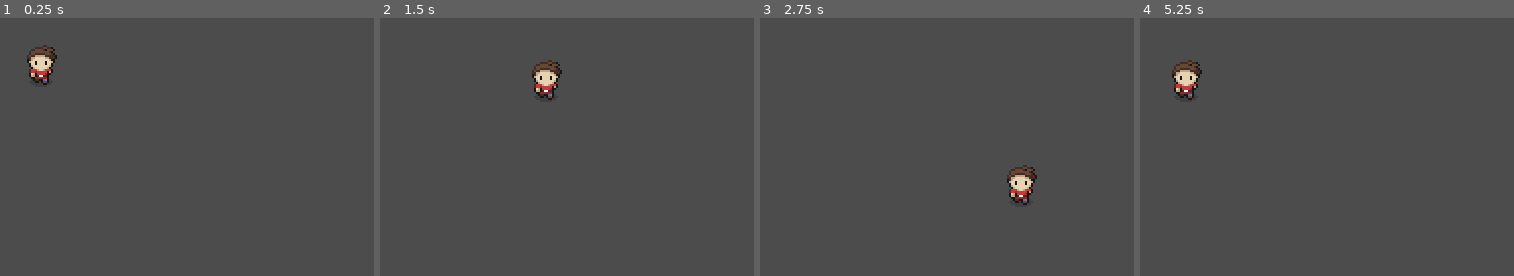
Above: before the commit, frames 1-4 (left to right).
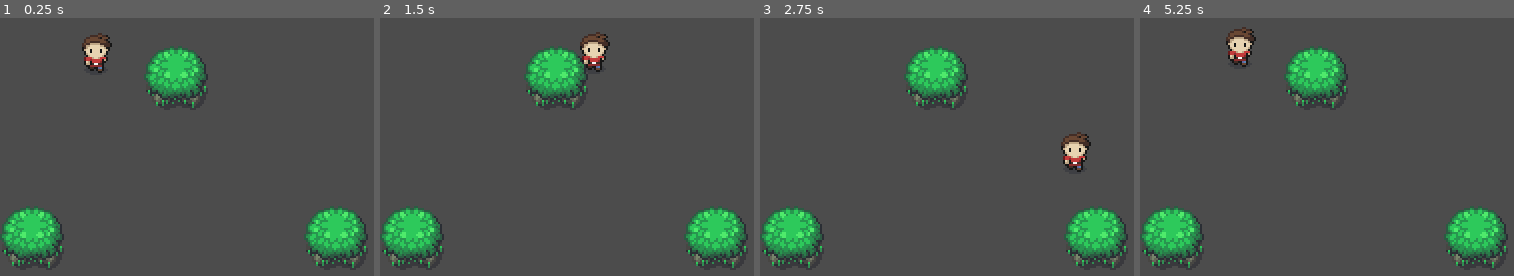
Above: after the commit, the same moments.

Repository: alexanderluna/python
Game: Godot game, scene res://Scenes/World.tscn
The game is run twice, just before and just after one commit, with the same random seed, the same clock (stepped at 60 frames per second) and the same inputs.
Inputs:
- Up to frame 1 (0.25 s): no input
- Up to frame 2 (1.5 s): tap Enter at 0.5 s; hold Right (ui_right) 0.53-1.28 s; hold Down (ui_down) from 1.28 s (still down)
- Up to frame 3 (2.75 s): release Down (ui_down) at 2.03 s; hold Right (ui_right) from 2.03 s (still down)
- Up to frame 4 (5.25 s): release Right (ui_right) at 2.78 s; hold Up (ui_up) 2.78-3.53 s; hold Left (ui_left) 3.53-5.03 s; hold Down (ui_down) from 5.03 s (still down)

The runs differ from the first frame. In frame 1, 11% of the frame differs, in the area x 0-99%, y 5-97%; in frame 2, 9.8%; in frame 3, 11%; in frame 4, 11%.

Commit message:
Add: Bush prefab, Bush tileset, change world node to Ysort and update prefabs transform for ysort

Diff:
--- /dev/null
+++ b/games/Zelda RPG/Prefabs/Bush.tscn
@@ -0,0 +1,22 @@
+[gd_scene load_steps=3 format=2]
+
+[ext_resource path="res://Tileset/Bush.tres" type="TileSet" id=1]
+
+[sub_resource type="CapsuleShape2D" id=1]
+height = 12.0
+
+[node name="Bush" type="StaticBody2D"]
+
+[node name="TileMap" type="TileMap" parent="."]
+position = Vector2( -16, -18 )
+tile_set = ExtResource( 1 )
+cell_size = Vector2( 16, 16 )
+cell_custom_transform = Transform2D( 0, 0, 0, 0, 0, 0 )
+cell_tile_origin = 1
+cell_y_sort = true
+format = 1
+tile_data = PoolIntArray( 0, 0, 0, 1, 0, 1, 65536, 0, 65536, 65537, 0, 65537 )
+
+[node name="CollisionShape2D" type="CollisionShape2D" parent="."]
+rotation = -1.5708
+shape = SubResource( 1 )
--- /dev/null
+++ b/games/Zelda RPG/Prefabs/Player.tscn
@@ -0,0 +1,22 @@
+[gd_scene load_steps=4 format=2]
+
+[ext_resource path="res://Scripts/Player.gd" type="Script" id=1]
+[ext_resource path="res://Sprites/character.png" type="Texture" id=2]
+
+[sub_resource type="CapsuleShape2D" id=1]
+radius = 3.0
+height = 6.0
+
+[node name="Player" type="KinematicBody2D"]
+script = ExtResource( 1 )
+
+[node name="Sprite" type="Sprite" parent="."]
+position = Vector2( 0, -7.605 )
+texture = ExtResource( 2 )
+vframes = 8
+hframes = 17
+frame = 1
+
+[node name="CollisionShape2D" type="CollisionShape2D" parent="."]
+rotation = -1.5708
+shape = SubResource( 1 )
--- a/games/Zelda RPG/Scenes/World.tscn
+++ b/games/Zelda RPG/Scenes/World.tscn
@@ -1,33 +1,18 @@
-[gd_scene load_steps=4 format=2]
+[gd_scene load_steps=3 format=2]
 
-[ext_resource path="res://Sprites/character.png" type="Texture" id=1]
-[ext_resource path="res://Scripts/Player.gd" type="Script" id=2]
+[ext_resource path="res://Prefabs/Player.tscn" type="PackedScene" id=1]
+[ext_resource path="res://Prefabs/Bush.tscn" type="PackedScene" id=2]
 
-[sub_resource type="CapsuleShape2D" id=1]
-radius = 3.0
-height = 6.0
+[node name="World" type="YSort"]
 
-[node name="World" type="Node2D"]
+[node name="Player" parent="." instance=ExtResource( 1 )]
+position = Vector2( 48, 24 )
 
-[node name="Player" type="KinematicBody2D" parent="."]
-position = Vector2( 20.4604, 22.3969 )
-script = ExtResource( 2 )
-__meta__ = {
-"_edit_group_": true
-}
+[node name="Bush" parent="." instance=ExtResource( 2 )]
+position = Vector2( 88, 32 )
 
-[node name="Sprite" type="Sprite" parent="Player"]
-texture = ExtResource( 1 )
-vframes = 8
-hframes = 17
-frame = 1
+[node name="Bush2" parent="." instance=ExtResource( 2 )]
+position = Vector2( 16, 112 )
 
-[node name="CollisionShape2D" type="CollisionShape2D" parent="Player"]
-position = Vector2( 0.5396, 7.6031 )
-rotation = -1.5708
-shape = SubResource( 1 )
-
-[node name="StaticBody2D" type="StaticBody2D" parent="."]
-
-[node name="CollisionPolygon2D" type="CollisionPolygon2D" parent="StaticBody2D"]
-polygon = PoolVector2Array( 0, 0, 16, 40, 8, 64, 56, 88, 24, 160, 88, 128, 128, 152, 192, 160, 256, 128, 240, 112, 272, 72, 256, 40, 288, 0, 320, 0, 320, 184, 0, 184 )
+[node name="Bush3" parent="." instance=ExtResource( 2 )]
+position = Vector2( 168, 112 )
--- /dev/null
+++ b/games/Zelda RPG/Tileset/Bush.tres
@@ -0,0 +1,28 @@
+[gd_resource type="TileSet" load_steps=2 format=2]
+
+[ext_resource path="res://Sprites/Overworld.png" type="Texture" id=1]
+
+[resource]
+0/name = "Bush.png"
+0/texture = ExtResource( 1 )
+0/tex_offset = Vector2( 0, 0 )
+0/modulate = Color( 1, 1, 1, 1 )
+0/region = Rect2( 80, 256, 32, 32 )
+0/tile_mode = 1
+0/autotile/bitmask_mode = 1
+0/autotile/bitmask_flags = [ Vector2( 0, 0 ), 432, Vector2( 0, 1 ), 54, Vector2( 1, 0 ), 216, Vector2( 1, 1 ), 27 ]
+0/autotile/icon_coordinate = Vector2( 0, 0 )
+0/autotile/tile_size = Vector2( 16, 16 )
+0/autotile/spacing = 0
+0/autotile/occluder_map = [  ]
+0/autotile/navpoly_map = [  ]
+0/autotile/priority_map = [  ]
+0/autotile/z_index_map = [  ]
+0/occluder_offset = Vector2( 0, 0 )
+0/navigation_offset = Vector2( 0, 0 )
+0/shape_offset = Vector2( 0, 0 )
+0/shape_transform = Transform2D( 1, 0, 0, 1, 0, 0 )
+0/shape_one_way = false
+0/shape_one_way_margin = 0.0
+0/shapes = [  ]
+0/z_index = 0
--- /dev/null
+++ b/games/Zelda RPG/Tileset/world.tres
@@ -0,0 +1,120 @@
+[gd_resource type="TileSet" load_steps=2 format=2]
+
+[ext_resource path="res://Sprites/Overworld.png" type="Texture" id=1]
+
+[resource]
+0/name = "Stone 1.png"
+0/texture = ExtResource( 1 )
+0/tex_offset = Vector2( 0, 0 )
+0/modulate = Color( 1, 1, 1, 1 )
+0/region = Rect2( 176, 112, 32, 32 )
+0/tile_mode = 1
+0/autotile/bitmask_mode = 1
+0/autotile/bitmask_flags = [ Vector2( 0, 0 ), 432, Vector2( 0, 1 ), 54, Vector2( 1, 0 ), 216, Vector2( 1, 1 ), 27, Vector2( 11, 7 ), 256, Vector2( 11, 8 ), 4, Vector2( 12, 7 ), 64, Vector2( 12, 8 ), 1 ]
+0/autotile/icon_coordinate = Vector2( 0, 0 )
+0/autotile/tile_size = Vector2( 16, 16 )
+0/autotile/spacing = 0
+0/autotile/occluder_map = [  ]
+0/autotile/navpoly_map = [  ]
+0/autotile/priority_map = [  ]
+0/autotile/z_index_map = [  ]
+0/occluder_offset = Vector2( 0, 0 )
+0/navigation_offset = Vector2( 0, 0 )
+0/shape_offset = Vector2( 0, 0 )
+0/shape_transform = Transform2D( 1, 0, 0, 1, 0, 0 )
+0/shape_one_way = false
+0/shape_one_way_margin = 0.0
+0/shapes = [  ]
+0/z_index = 0
+1/name = "Overworld.png 1"
+1/texture = ExtResource( 1 )
+1/tex_offset = Vector2( 0, 0 )
+1/modulate = Color( 1, 1, 1, 1 )
+1/region = Rect2( 176, 112, 32, 32 )
+1/tile_mode = 1
+1/autotile/bitmask_mode = 0
+1/autotile/bitmask_flags = [ Vector2( 0, 0 ), 256, Vector2( 1, 0 ), 64 ]
+1/autotile/icon_coordinate = Vector2( 0, 0 )
+1/autotile/tile_size = Vector2( 16, 16 )
+1/autotile/spacing = 0
+1/autotile/occluder_map = [  ]
+1/autotile/navpoly_map = [  ]
+1/autotile/priority_map = [  ]
+1/autotile/z_index_map = [  ]
+1/occluder_offset = Vector2( 0, 0 )
+1/navigation_offset = Vector2( 0, 0 )
+1/shape_offset = Vector2( 0, 0 )
+1/shape_transform = Transform2D( 1, 0, 0, 1, 0, 0 )
+1/shape_one_way = false
+1/shape_one_way_margin = 0.0
+1/shapes = [  ]
+1/z_index = 0
+2/name = "Stone 2.png"
+2/texture = ExtResource( 1 )
+2/tex_offset = Vector2( 0, 0 )
+2/modulate = Color( 1, 1, 1, 1 )
+2/region = Rect2( 64, 16, 32, 32 )
+2/tile_mode = 1
+2/autotile/bitmask_mode = 1
+2/autotile/bitmask_flags = [ Vector2( 0, 0 ), 432, Vector2( 0, 1 ), 54, Vector2( 1, 0 ), 216, Vector2( 1, 1 ), 27 ]
+2/autotile/icon_coordinate = Vector2( 0, 0 )
+2/autotile/tile_size = Vector2( 16, 16 )
+2/autotile/spacing = 0
+2/autotile/occluder_map = [  ]
+2/autotile/navpoly_map = [  ]
+2/autotile/priority_map = [  ]
+2/autotile/z_index_map = [  ]
+2/occluder_offset = Vector2( 0, 0 )
+2/navigation_offset = Vector2( 0, 0 )
+2/shape_offset = Vector2( 0, 0 )
+2/shape_transform = Transform2D( 1, 0, 0, 1, 0, 0 )
+2/shape_one_way = false
+2/shape_one_way_margin = 0.0
+2/shapes = [  ]
+2/z_index = 0
+3/name = "House Front.png"
+3/texture = ExtResource( 1 )
+3/tex_offset = Vector2( 0, 0 )
+3/modulate = Color( 1, 1, 1, 1 )
+3/region = Rect2( 96, 0, 80, 80 )
+3/tile_mode = 1
+3/autotile/bitmask_mode = 1
+3/autotile/bitmask_flags = [ Vector2( 0, 0 ), 432, Vector2( 0, 1 ), 438, Vector2( 0, 2 ), 438, Vector2( 0, 3 ), 438, Vector2( 0, 4 ), 54, Vector2( 1, 0 ), 504, Vector2( 1, 1 ), 511, Vector2( 1, 2 ), 511, Vector2( 1, 3 ), 511, Vector2( 1, 4 ), 63, Vector2( 2, 0 ), 504, Vector2( 2, 1 ), 511, Vector2( 2, 2 ), 511, Vector2( 2, 3 ), 511, Vector2( 2, 4 ), 63, Vector2( 3, 0 ), 504, Vector2( 3, 1 ), 511, Vector2( 3, 2 ), 511, Vector2( 3, 3 ), 511, Vector2( 3, 4 ), 63, Vector2( 4, 0 ), 216, Vector2( 4, 1 ), 219, Vector2( 4, 2 ), 219, Vector2( 4, 3 ), 219, Vector2( 4, 4 ), 27 ]
+3/autotile/icon_coordinate = Vector2( 0, 0 )
+3/autotile/tile_size = Vector2( 16, 16 )
+3/autotile/spacing = 0
+3/autotile/occluder_map = [  ]
+3/autotile/navpoly_map = [  ]
+3/autotile/priority_map = [  ]
+3/autotile/z_index_map = [  ]
+3/occluder_offset = Vector2( 0, 0 )
+3/navigation_offset = Vector2( 0, 0 )
+3/shape_offset = Vector2( 0, 0 )
+3/shape_transform = Transform2D( 1, 0, 0, 1, 0, 0 )
+3/shape_one_way = false
+3/shape_one_way_margin = 0.0
+3/shapes = [  ]
+3/z_index = 0
+4/name = "Log.png"
+4/texture = ExtResource( 1 )
+4/tex_offset = Vector2( 0, 0 )
+4/modulate = Color( 1, 1, 1, 1 )
+4/region = Rect2( 48, 80, 48, 16 )
+4/tile_mode = 1
+4/autotile/bitmask_mode = 1
+4/autotile/bitmask_flags = [ Vector2( 0, 0 ), 48, Vector2( 1, 0 ), 56, Vector2( 2, 0 ), 24 ]
+4/autotile/icon_coordinate = Vector2( 0, 0 )
+4/autotile/tile_size = Vector2( 16, 16 )
+4/autotile/spacing = 0
+4/autotile/occluder_map = [  ]
+4/autotile/navpoly_map = [  ]
+4/autotile/priority_map = [  ]
+4/autotile/z_index_map = [  ]
+4/occluder_offset = Vector2( 0, 0 )
+4/navigation_offset = Vector2( 0, 0 )
+4/shape_offset = Vector2( 0, 0 )
+4/shape_transform = Transform2D( 1, 0, 0, 1, 0, 0 )
+4/shape_one_way = false
+4/shape_one_way_margin = 0.0
+4/shapes = [  ]
+4/z_index = 0
